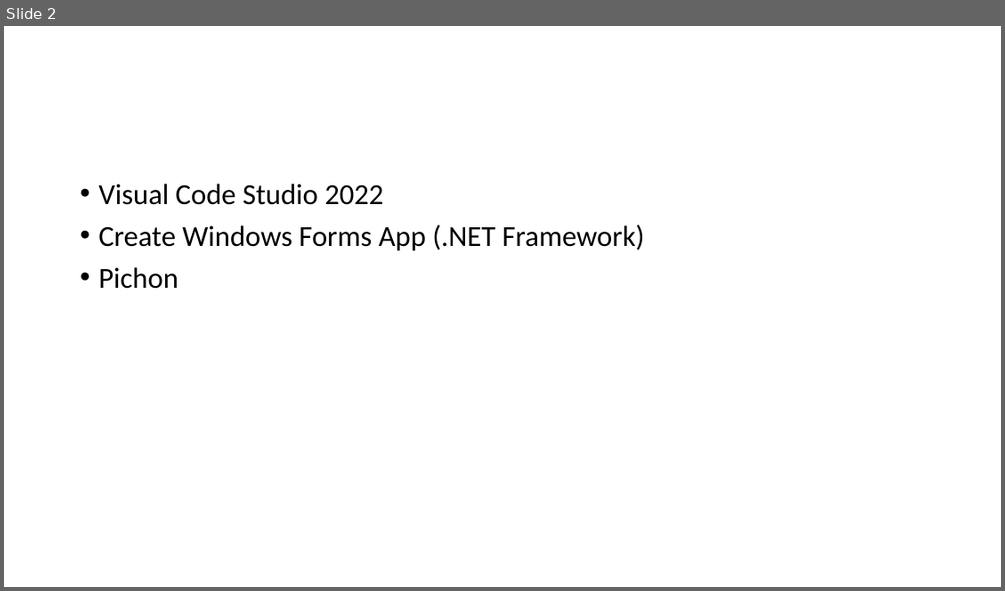
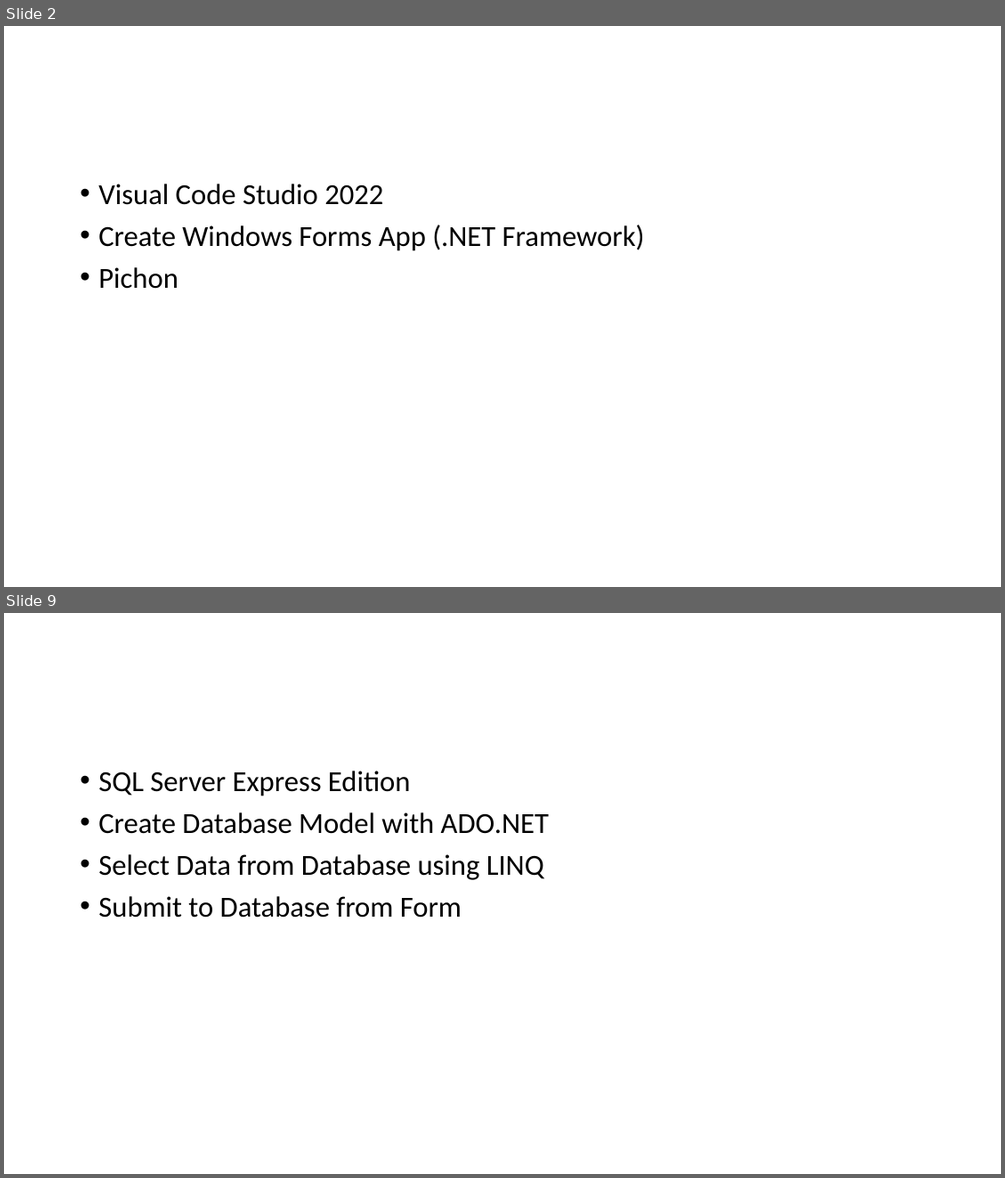
Before and after one commit to benicastro/internship-software-engineer, a slide deck: Serving Intel.pptx. Shown one above the other, each under a label of ours: slide 2 before the commit, slides 2 and 9 after it; the slides between them are not shown. The pictures are 1005x591 and 1005x1178 pixels, drawn with LibreOffice and Linux fonts; fonts in the diff are those of the drawing. Boxes give left, top, right and bottom in pixels: in the first picture for what was removed or moved away, otherwise in the second. Text is boxed around its words. In the diff, an @@ line names an element or a change of style, - is before the commit and + after.

```diff
--- a/Serving Intel.pptx
+++ b/Serving Intel.pptx
@@ slide 9 added at bbox=[4, 613, 1001, 1174], background #FFFFFF @@
@@ text added at bbox=[98, 771, 549, 917], 28 pt, text #000000 @@
+• SQL Server Express Edition
+• Create Database Model with ADO.NET
+• Select Data from Database using LINQ
+• Submit to Database from Form
```
Also in this commit, not shown: 21 other slides added.
